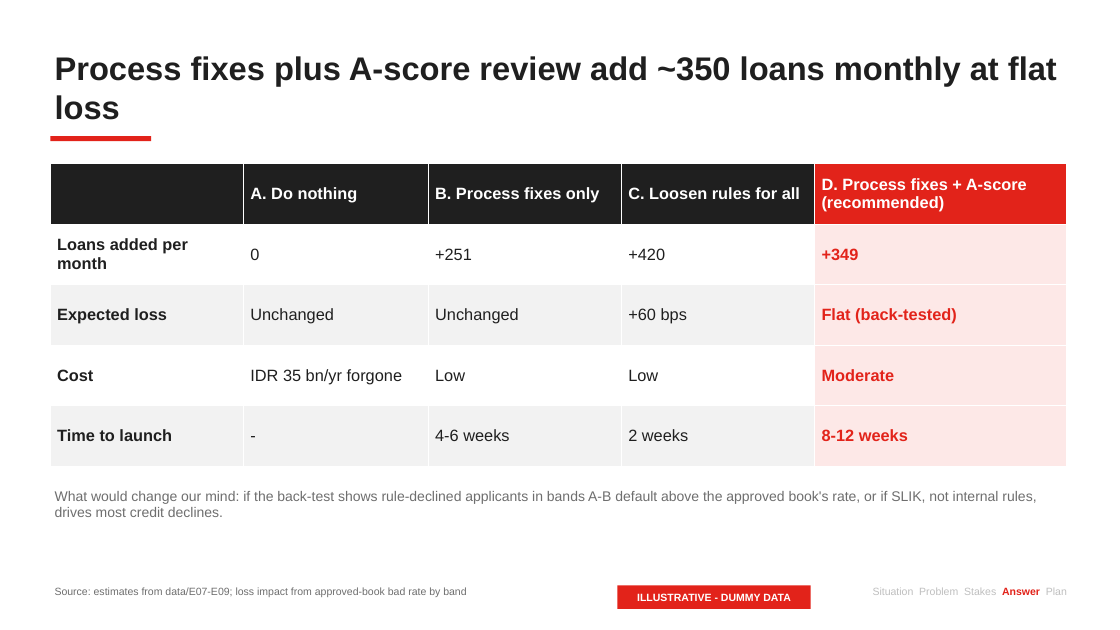
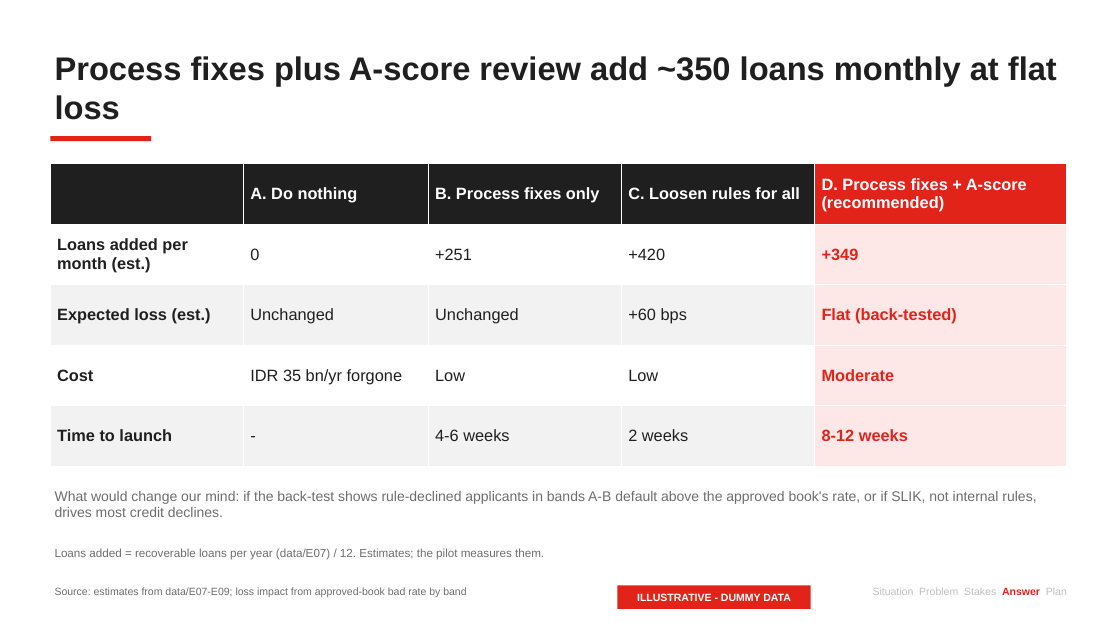
Before and after one commit to Mamel-lop/pstack-loki, a slide deck: slide 12 of decks/ocbc-unsecured-pl/deck.pptx. Drawn at 1120x630 pixels with LibreOffice and Linux fonts; fonts in the diff are those of the drawing. Boxes give left, top, right and bottom in pixels: in the first picture for what was removed or moved away, otherwise in the second. Text is boxed around its words. In the diff, an @@ line names an element or a change of style, - is before the commit and + after.

```diff
--- a/decks/ocbc-unsecured-pl/deck.pptx
+++ b/decks/ocbc-unsecured-pl/deck.pptx
@@ table at bbox=[50, 164, 1067, 466] @@
-row 2, column 1: Loans added per month
+row 2, column 1: Loans added per month (est.)
-row 3, column 1: Expected loss
+row 3, column 1: Expected loss (est.)
@@ text added at bbox=[55, 548, 544, 560], 10 pt, text #6E6E6E @@
+Loans added = recoverable loans per year (data/E07) / 12. Estimates; the pilot measures them.
```
Also in this commit, not shown: 4 other slides changed, 11 other files.
